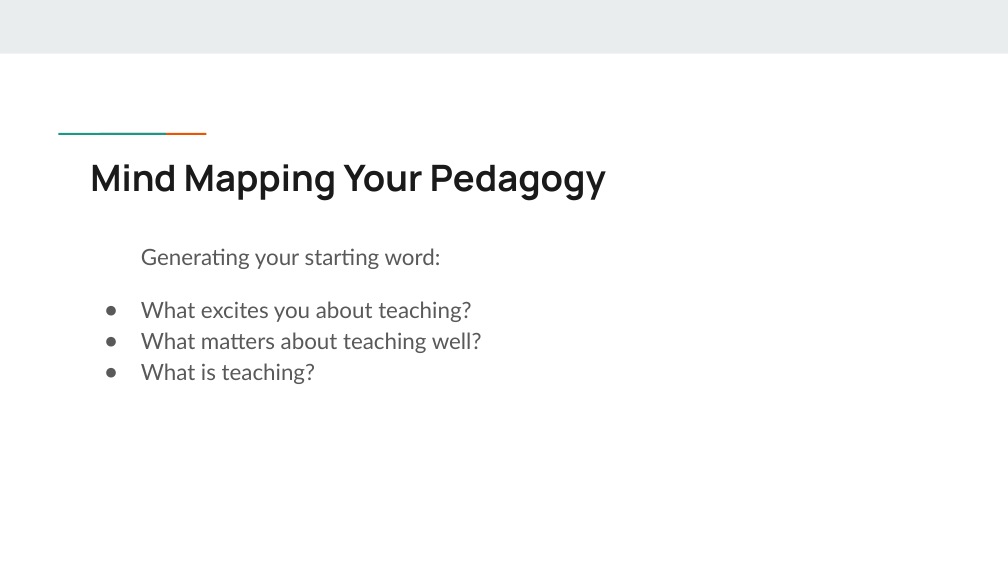
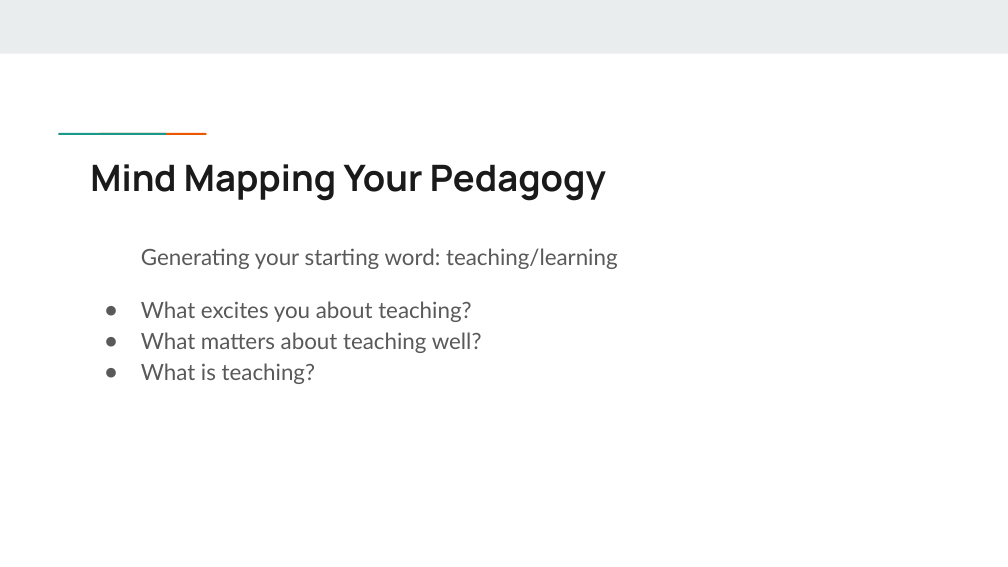
Before and after one commit to scholarslab/praxis, a slide deck: slide 10 of assets/mind-mapping-your-pedagogy.pptx. Drawn at 1008x567 pixels with LibreOffice and Linux fonts; fonts in the diff are those of the drawing. Boxes give left, top, right and bottom in pixels: in the first picture for what was removed or moved away, otherwise in the second. Text is boxed around its words. In the diff, an @@ line names an element or a change of style, - is before the commit and + after.

```diff
--- a/assets/mind-mapping-your-pedagogy.pptx
+++ b/assets/mind-mapping-your-pedagogy.pptx
@@ text at [141, 248, 618, 269]: text changed @@
-Generating your starting word:
+Generating your starting word: teaching/learning
```
Also in this commit, not shown: 1 other slide changed, 3 slides added, 2 other files.
